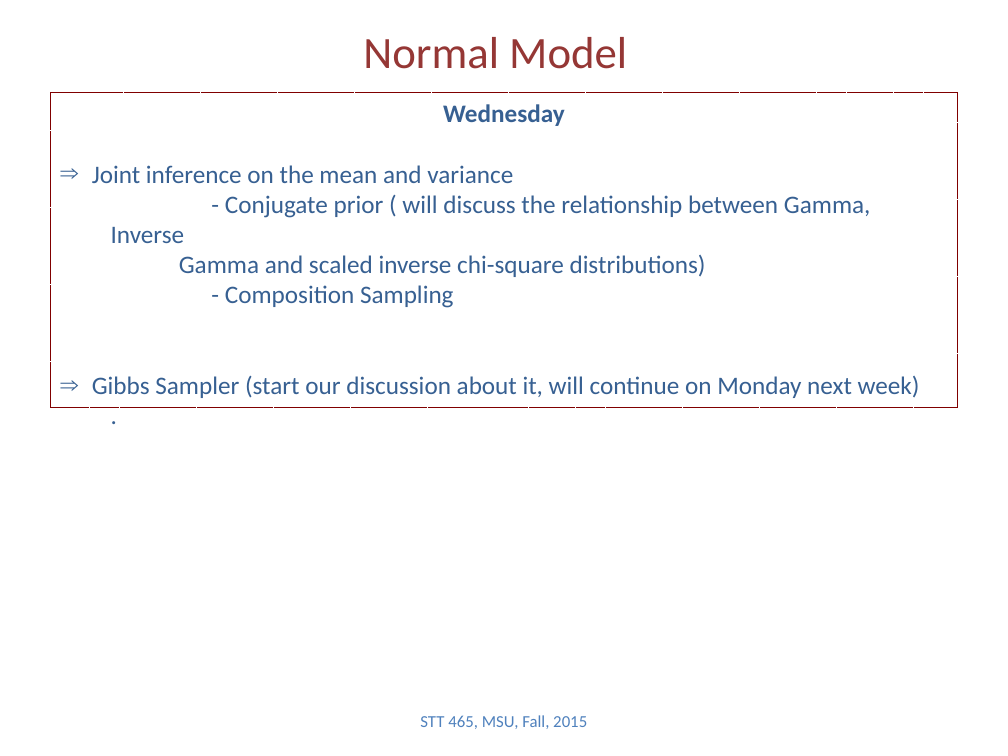
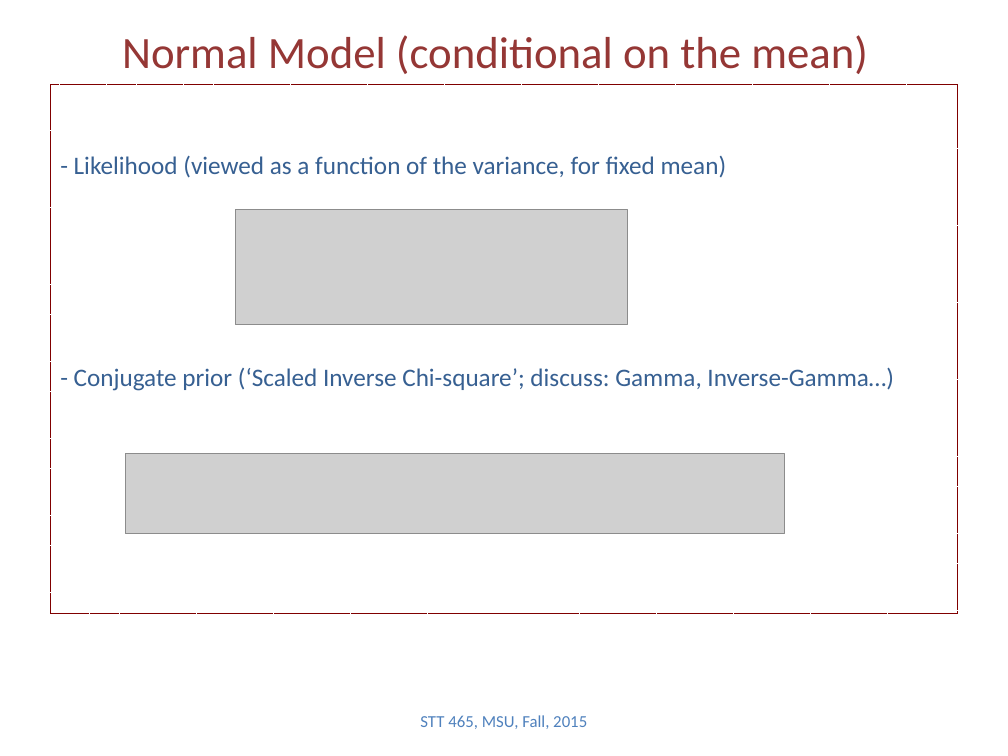
Before and after one commit to Boukos/STT465, a slide deck: slide 9 of STT465_5.pptx (slide 3 before the commit). Drawn at 1008x756 pixels with LibreOffice and Linux fonts; fonts in the diff are those of the drawing; grey boxes stand for pictures. Boxes give left, top, right and bottom in pixels: in the first picture for what was removed or moved away, otherwise in the second. Text is boxed around its words. In the diff, an @@ line names an element or a change of style, - is before the commit and + after.

Commit message:
updating slides ch. 5

```diff
--- a/STT465_5.pptx
+++ b/STT465_5.pptx
@@ title at <box>122,35,868,74</box>: text changed @@
-Normal Model
+Normal Model (conditional on the mean)
@@ rectangle "- Likelihood (viewed as a ...": place and size @@
-rectangle "- Likelihood (viewed as a ..." at <box>50,93,958,408</box>
+rectangle "- Likelihood (viewed as a ..." at <box>50,84,958,613</box>
@@ text in rectangle at <box>74,156,894,391</box>: text changed @@
-Wednesday
-⇒ Joint inference on the mean and variance
-  - Conjugate prior ( will discuss the relationship between Gamma, Inverse
-  Gamma and scaled inverse chi-square distributions)
-  - Composition Sampling
-⇒ Gibbs Sampler (start our discussion about it, will continue on Monday next week)
-  .
+- Likelihood (viewed as a function of the variance, for fixed mean)
+- Conjugate prior (‘Scaled Inverse Chi-square’; discuss: Gamma, Inverse-Gamma…)
@@ picture added at <box>235,209,627,325</box> @@
@@ picture added at <box>125,454,784,534</box> @@
```
Also in this commit, not shown: 1 other slide changed, 11 slides added, 2 other files.
